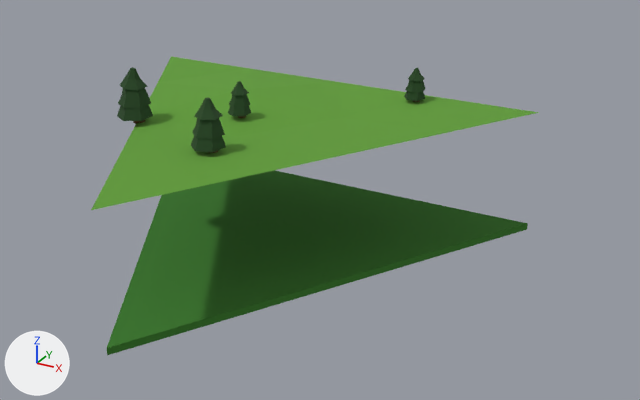
The glTF model public/assets/1.glb: old version first, new version second.
Both versions are drawn from a camera (50 mm lens) standing at (0.973, -0.987, 0.895) and looking at (0.173, 0.468, 0.168). Lighting does not change. The marker at lower left points along +X, +Y and +Z. Where no turn or scale is listed for an object, it has been applied to the vertices.

The first picture shows 'ground.001', 'top.001', 'tree1', 'tree2', 'tree3', 'tree4'.
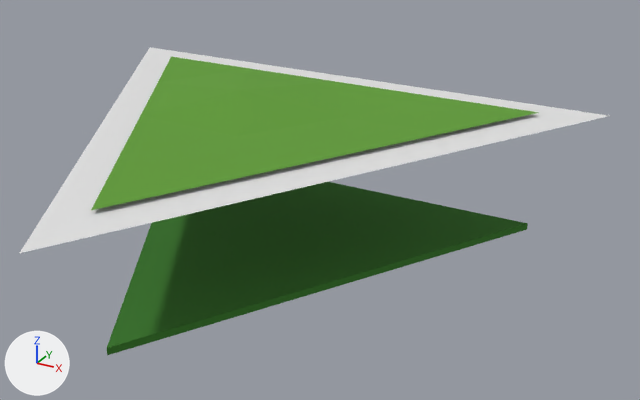
What changed in the scene script:
```text
Add me_circle_017:
    me_circle_017.from_pydata([(0.637, 1.103, 0.0), (-0.637, 1.103, 0.0), (0.0, 0.0, 0.0)], [], [(2, 1, 0)])
Remove ob_tree2:
    ob_tree2 = bpy.data.objects.new('tree2', me_cylinder_012)
    ob_tree2.location = (0.008, 0.328, 0.389)
Remove ob_tree3:
    ob_tree3 = bpy.data.objects.new('tree3', me_cylinder_016)
    ob_tree3.location = (-0.229, 0.396, 0.4)
Remove ob_tree4:
    ob_tree4 = bpy.data.objects.new('tree4', me_cylinder_020)
    ob_tree4.location = (-0.046, 0.515, 0.369)
Remove ob_tree1:
    ob_tree1 = bpy.data.objects.new('tree1', me_cylinder_023)
    ob_tree1.location = (0.228, 0.815, 0.341)
Add ob_trees1:
    ob_trees1 = bpy.data.objects.new('trees1', me_circle_017)
    ob_trees1.location = (0.0, -0.158, 0.284)
```

What differs and where, as boxes [x1, y1, x2, y2] in the pictures (640 x 400 px):
'trees1', added: after [20, 47, 609, 253]
'tree3', deleted (green): before [117, 67, 153, 124]
    faces in mat_tree (dark green #264722): [117, 67, 153, 121]
'tree2', deleted (green): before [191, 98, 226, 153]
    faces in mat_tree (dark green #264722): [191, 98, 226, 152]
'tree4', deleted (green): before [228, 81, 251, 118]
    faces in mat_tree (dark green #264722): [228, 81, 251, 116]
'tree1', deleted (green): before [404, 68, 425, 102]
    faces in mat_tree (dark green #264722): [404, 68, 425, 101]
